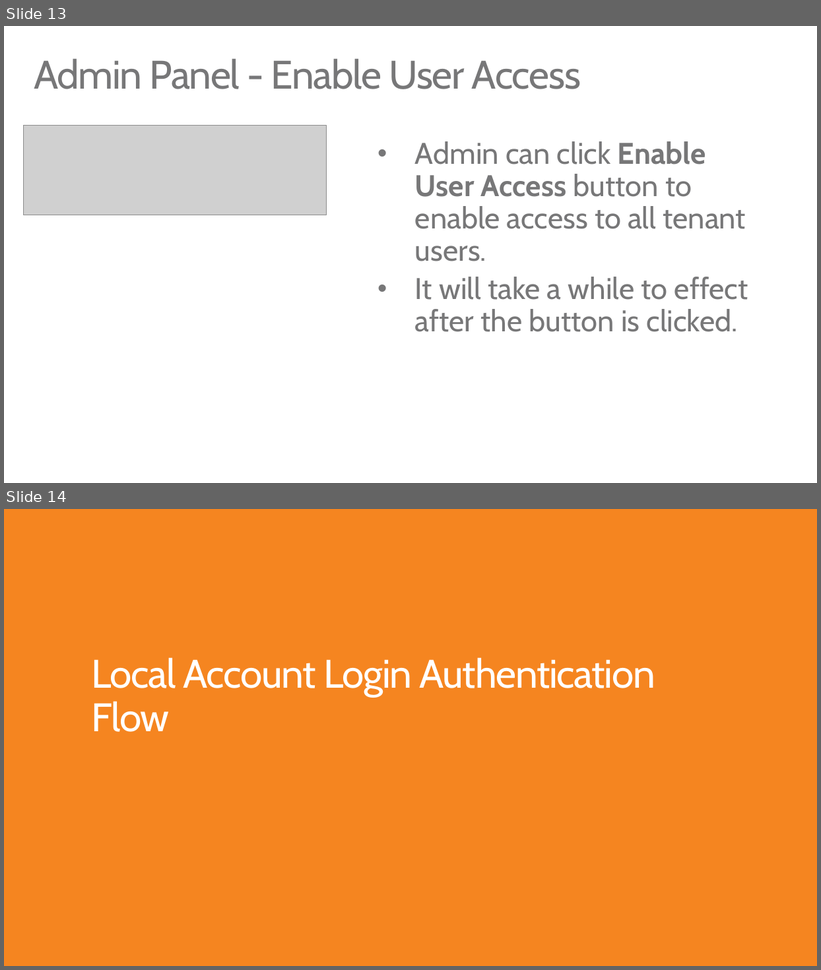
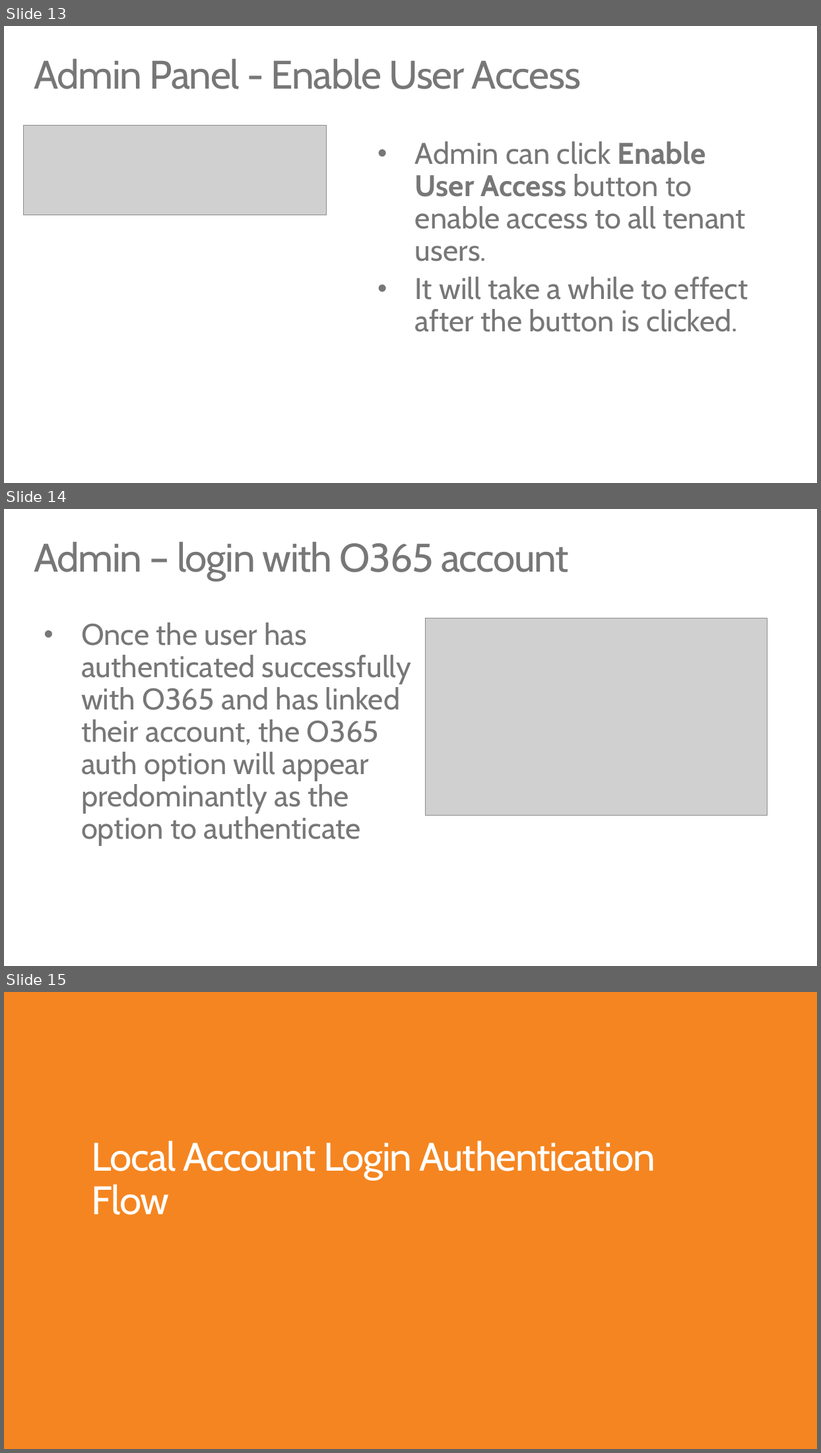
Before and after one commit to TylerLu/EDUGraphAPI, a slide deck: EDU GRAPH-API Demo Script.pptx. Shown one above the other, each under a label of ours: slides 13 and 14 before the commit, slides 13, 14 and 15 after it. The pictures are 821x970 and 821x1453 pixels, drawn with LibreOffice and Linux fonts; fonts in the diff are those of the drawing; grey boxes stand for pictures. Boxes give left, top, right and bottom in pixels: in the first picture for what was removed or moved away, otherwise in the second. Text is boxed around its words. In the diff, an @@ line names an element or a change of style, - is before the commit and + after.

```diff
--- a/EDU GRAPH-API Demo Script.pptx
+++ b/EDU GRAPH-API Demo Script.pptx
@@ slide 14 added at <box>4,509,817,966</box>, background #FFFFFF @@
@@ title added at <box>34,542,569,581</box>, 48 pt, text #777778 @@
+Admin – login with O365 account
@@ text added at <box>81,623,411,846</box>, 36 pt, text #777778 @@
+• Once the user has authenticated successfully with O365 and has linked their account, the O365 auth option will appear predominantly as the option to authenticate
@@ picture added at <box>426,618,768,815</box> @@
@@ what was slide 14 is now slide 15 @@
```
Also in this commit, not shown: 8 slides changed, 2 other slides added, 1 other file.
